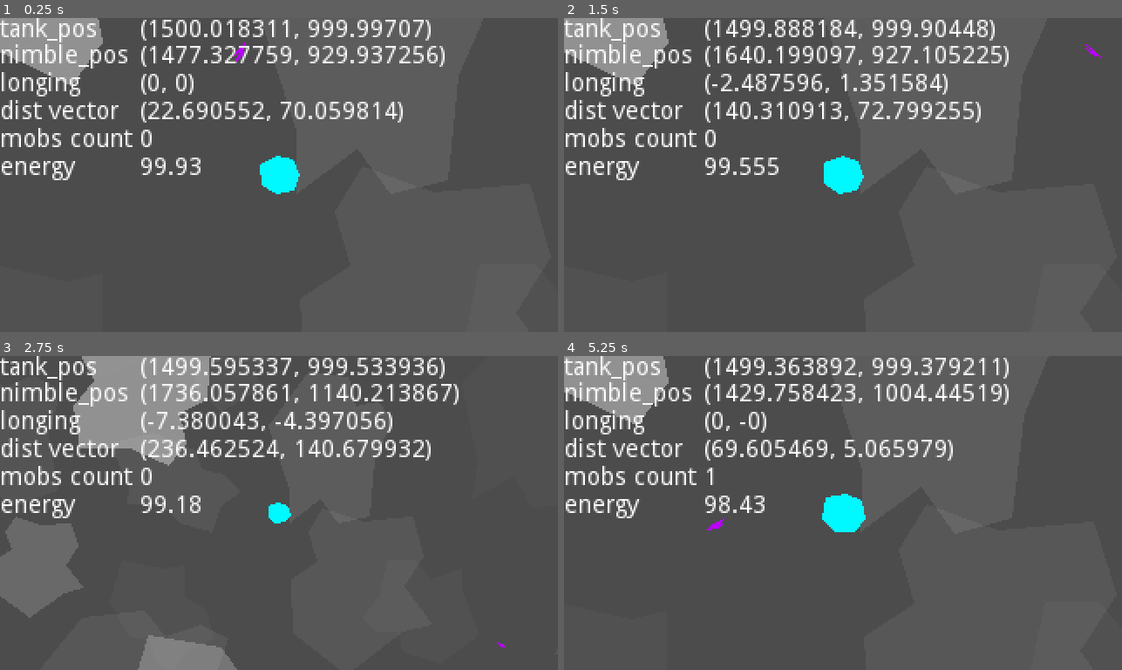
Above: before the commit, frames 1-4 (two rows, left to right).
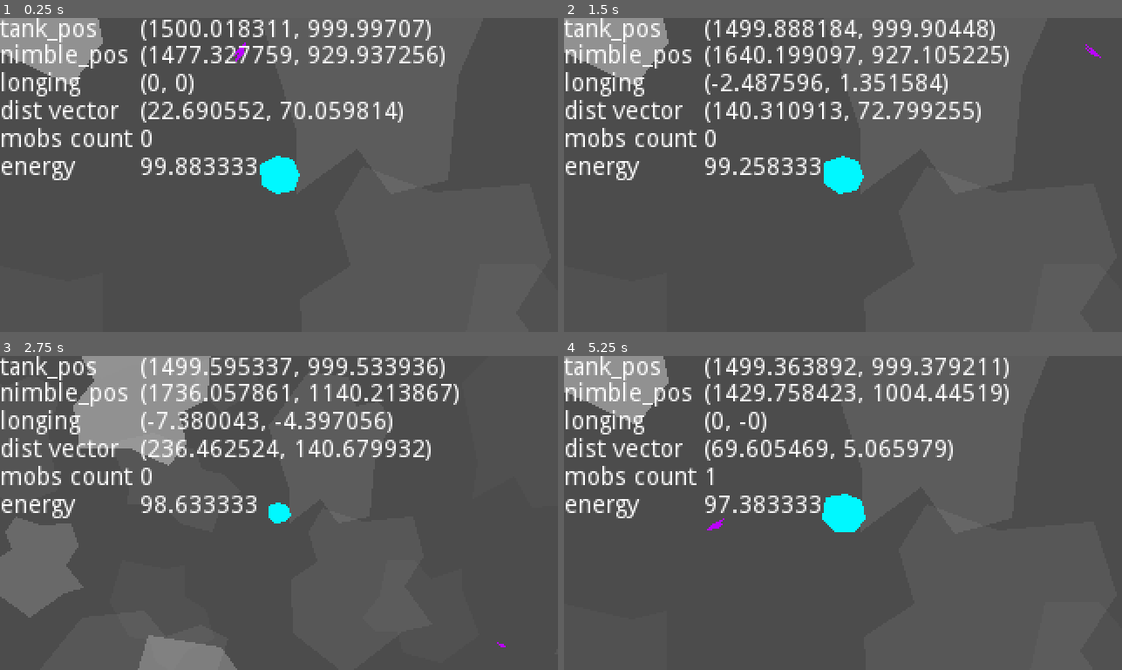
Above: after the commit, the same moments.

Repository: weresharks/krak-jam-2022
Game: Godot game, scene res://Main.tscn
Two runs of this game, one before a commit and one after it. Both use one fixed random seed, a clock stepped at 60 frames per second and the inputs below.
Inputs:
- Up to frame 1 (0.25 s): no input
- Up to frame 2 (1.5 s): hold D (nimble_right) 0.53-1.28 s; hold S (nimble_down) from 1.28 s (still down)
- Up to frame 3 (2.75 s): release S (nimble_down) at 2.03 s; hold D (nimble_right) from 2.03 s (still down)
- Up to frame 4 (5.25 s): release D (nimble_right) at 2.78 s; hold W (nimble_up) 2.78-3.53 s; hold A (nimble_left) 3.53-5.03 s; hold S (nimble_down) from 5.03 s (still down)

The runs differ from the first frame. In frame 1, 0.4% of the frame differs, in the area x 31-46%, y 44-50%; in frame 2, 0.3%; in frame 3, 0.4%; in frame 4, 0.5%, in the area x 27-46%, y 44-50%.

Commit message:
don't spawn mobs near the Tank

Diff:
--- a/game/Main.gd
+++ b/game/Main.gd
@@ -17,14 +17,15 @@
 var good_mob_scene: PackedScene = load("res://GoodMob.tscn")
 var bad_mob_scene: PackedScene = load("res://BadMob.tscn")
 
-var good_mob_probability: float = 0.2
+export var good_mob_probability: float = 0.2
+
+export var min_mob_spawn_distance: float = 300
+var min_mob_spawn_distance_2: float
 
 export var scene_size: Vector2 = Vector2(3000, 2000)
 
 export var show_debug = true
 
-var tank_pos: Vector2
-var nimble_pos: Vector2
 var mobs: Array = []
 
 func update_debug_visibility():
@@ -36,34 +37,46 @@
 # Called when the node enters the scene tree for the first time.
 func _ready():
 	randomize()
+
+	min_mob_spawn_distance_2 = min_mob_spawn_distance * min_mob_spawn_distance
+
 	$MobTimer.start()
 
 	$Tank.start(scene_size)
-	tank_pos = $Tank.position
 
 	var nimble_displacement_mag: float = (
 		initial_nimble_displacement +
 		rand_range(-initial_nimble_displacement_variation, initial_nimble_displacement_variation)
 	)
 	var nimble_displacement = Vector2(0, nimble_displacement_mag).rotated(rand_range(0, 2 * PI))
-	$Nimble.update_tank_pos(tank_pos)
-	$Nimble.start(tank_pos + nimble_displacement)
-
-	nimble_pos = $Nimble.position
+	$Nimble.update_tank_pos($Tank.position)
+	$Nimble.start($Tank.position + nimble_displacement)
 
 	update_debug_visibility()
 
 func spawn_mob():
 	var mob_scene = bad_mob_scene if randf() > good_mob_probability else good_mob_scene
+
+	var mob_position: Vector2 = Vector2.ZERO
+	for _i in range(10):
+		var pos = Vector2(
+			rand_range(mob_margin, scene_size.x - mob_margin),
+			rand_range(mob_margin, scene_size.y - mob_margin)
+		)
+		if pos.distance_squared_to($Tank.position) > min_mob_spawn_distance_2:
+			mob_position = pos
+			break
+
+	# don't spawn if we couldn't find an appropriate position after trying a few times
+	if mob_position == Vector2.ZERO:
+		return
+
 	var mob = mob_scene.instance()
 	mobs.append(mob)
-	mob.position = Vector2(
-		rand_range(mob_margin, scene_size.x - mob_margin),
-		rand_range(mob_margin, scene_size.y - mob_margin)
-	)
+	mob.position = mob_position
 	add_child(mob)
-	mob.update_tank_pos(tank_pos)
-	mob.update_nimble_pos(nimble_pos)
+	mob.update_tank_pos($Tank.position)
+	mob.update_nimble_pos($Nimble.position)
 
 
 func update_debug(distance_vector):
--- a/game/Tank.gd
+++ b/game/Tank.gd
@@ -21,7 +21,7 @@
 var energy: float = 100
 var max_energy: float = 1000
 var energy_nominal: float = 100
-var energy_usage: float = 0.3
+var energy_usage: float = 0.5
 var energy_damage: float = 20
 var energy_gain: float = 20
 
